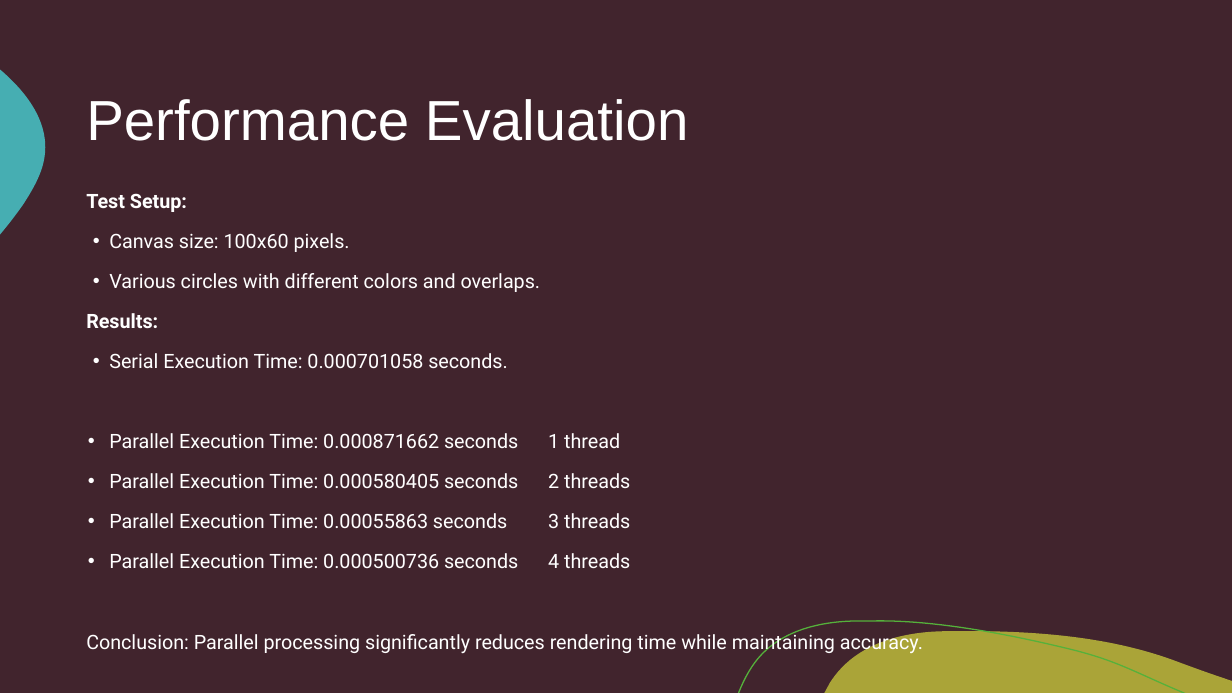
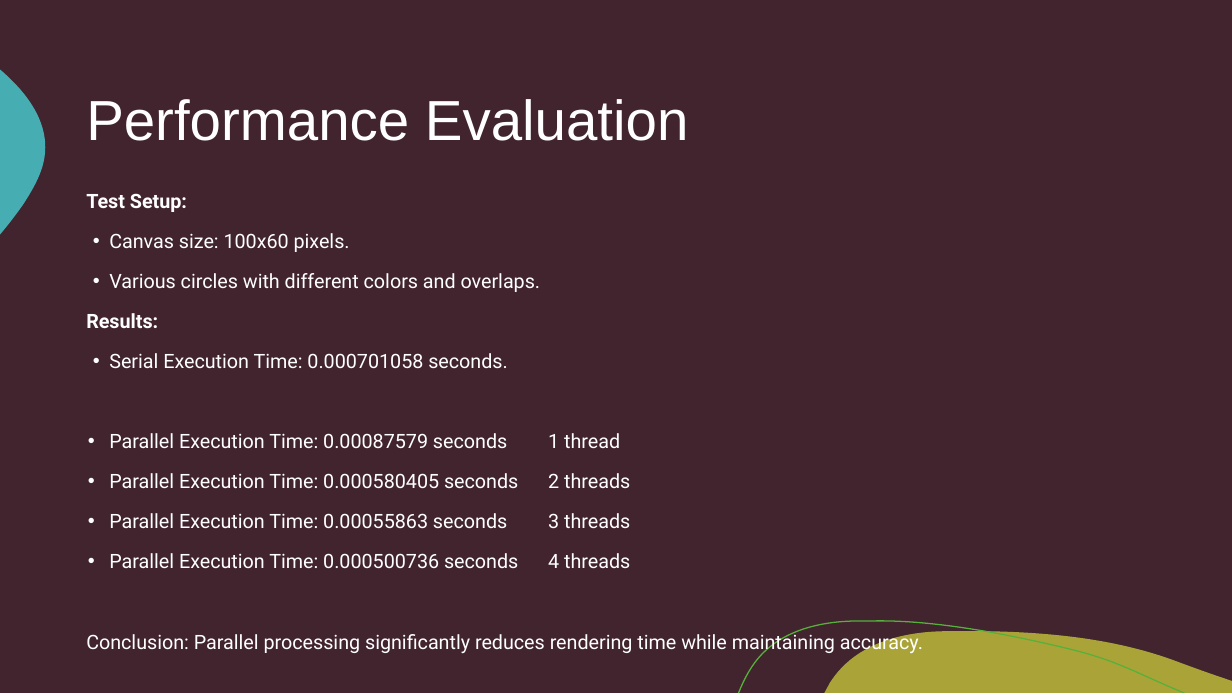
Before and after one commit to R-Marconi01/Renderer, a slide deck: slide 8 of Renderer.pptx. Drawn at 1232x693 pixels with LibreOffice and Linux fonts; fonts in the diff are those of the drawing. Boxes give left, top, right and bottom in pixels: in the first picture for what was removed or moved away, otherwise in the second. Text is boxed around its words. In the diff, an @@ line names an element or a change of style, - is before the commit and + after.

```diff
--- a/Renderer.pptx
+++ b/Renderer.pptx
@@ text at [109, 433, 620, 448]: text changed @@
-• Parallel Execution Time: 0.000871662 seconds 1 thread
+• Parallel Execution Time: 0.00087579 seconds 1 thread
```
Also in this commit, not shown: 1 other slide changed.
